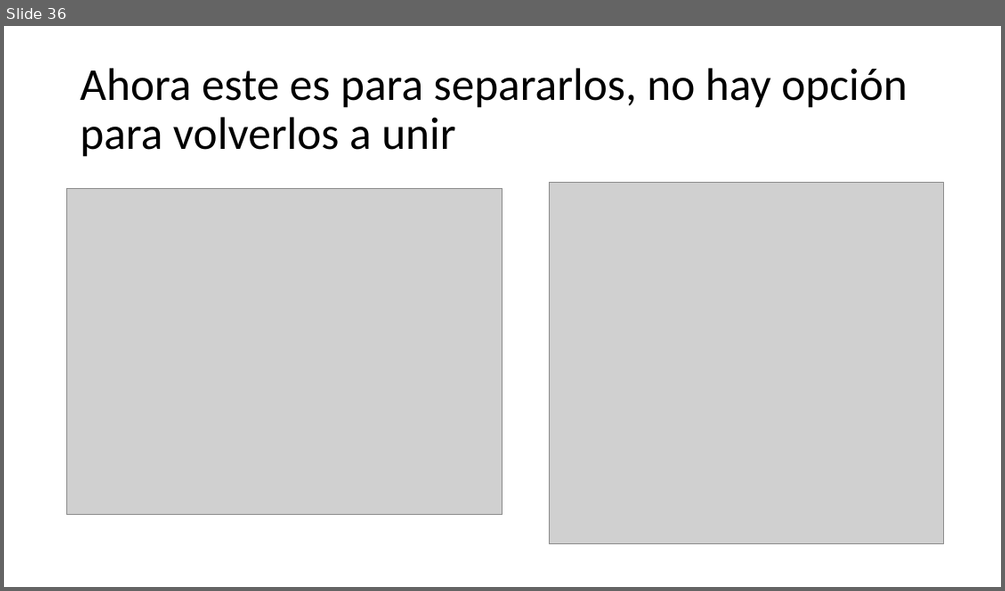
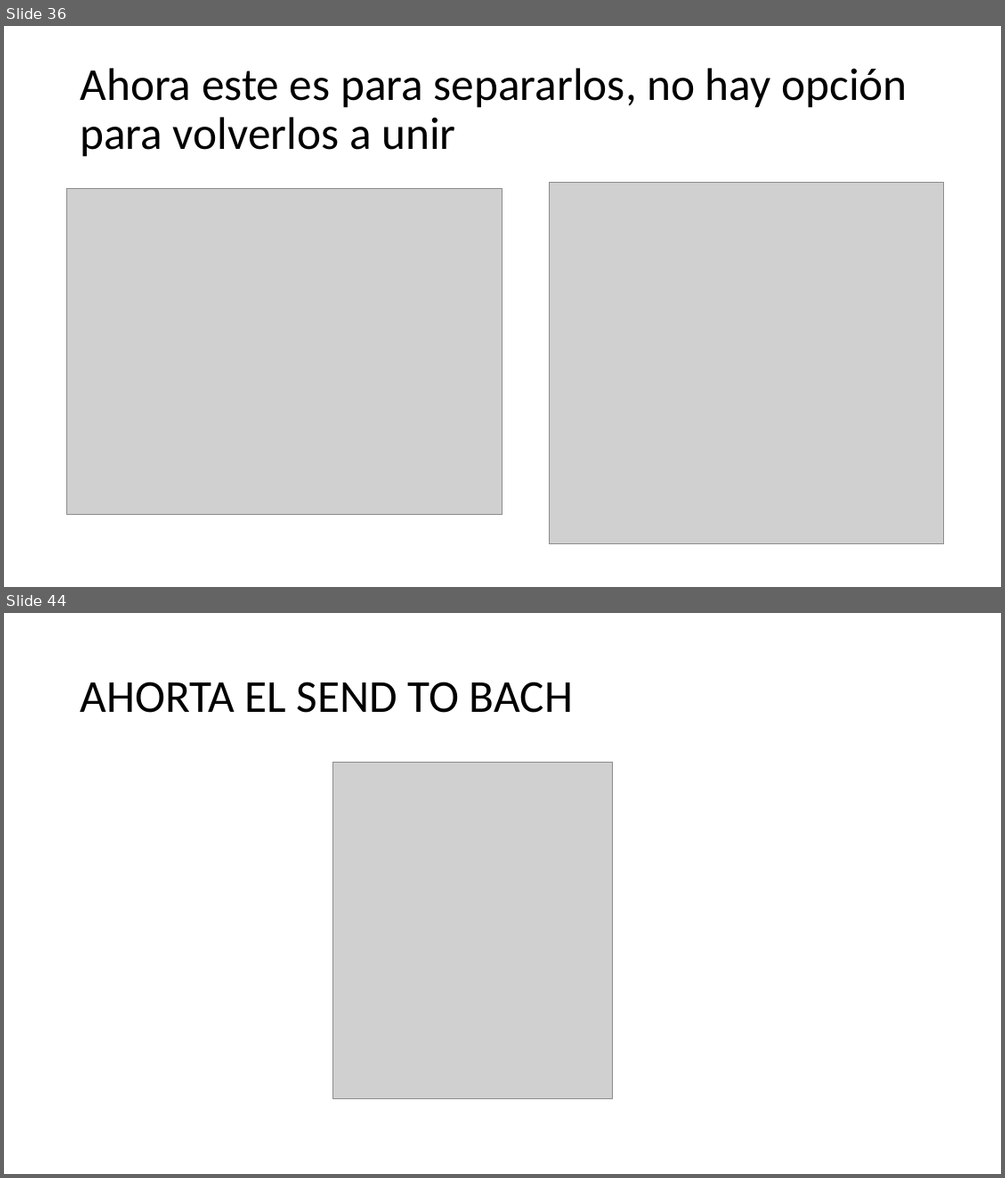
Before and after one commit to IvanRivera007/gitdocs-2026, a slide deck: AUTOCAD INTECAP/apuntes powerpoint/CLASE 10, Miercoles 18 Marzo.pptx. Shown one above the other, each under a label of ours: slide 36 before the commit, slides 36 and 44 after it; the slides between them are not shown. The pictures are 1005x591 and 1005x1178 pixels, drawn with LibreOffice and Linux fonts; fonts in the diff are those of the drawing; grey boxes stand for pictures. Boxes give left, top, right and bottom in pixels: in the first picture for what was removed or moved away, otherwise in the second. Text is boxed around its words. In the diff, an @@ line names an element or a change of style, - is before the commit and + after.

```diff
--- a/AUTOCAD INTECAP/apuntes powerpoint/CLASE 10, Miercoles 18 Marzo.pptx
+++ b/AUTOCAD INTECAP/apuntes powerpoint/CLASE 10, Miercoles 18 Marzo.pptx
@@ slide 44 added at bbox=[4, 613, 1001, 1174], background #FFFFFF @@
@@ title added at bbox=[80, 682, 573, 713], 44 pt, text #000000 @@
+AHORTA EL SEND TO BACH
@@ picture added at bbox=[333, 762, 613, 1098] @@
```
Also in this commit, not shown: 2 slides changed, 11 other slides added, 2 other files.
